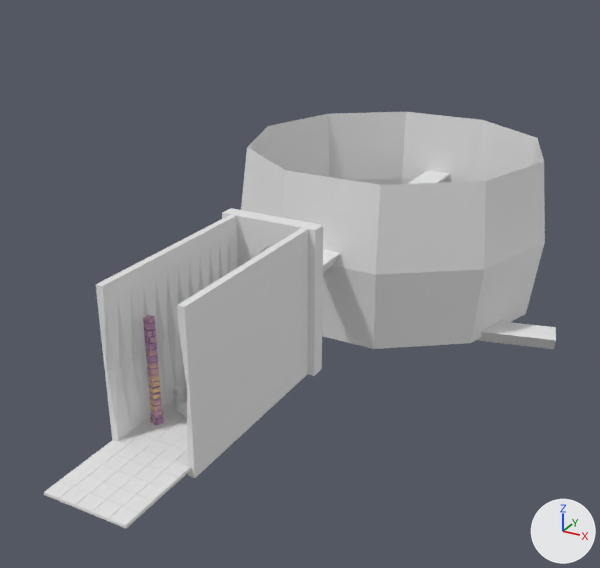
One commit to the Blender file Group6-Game/Assets/BlenderModels/Zone02-CentralCamber.blend: the scene before it, then after it.
Before and after are seen from a camera (50 mm lens) standing at (47.7, -68.0, 50.3) and looking at (-2.1, 22.4, 5.1). The lights are fixed; the arrows at lower right show +X, +Y and +Z.
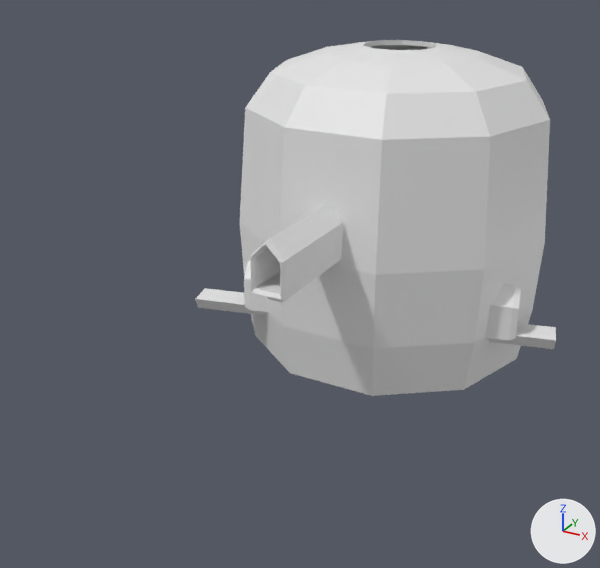
ob_doorway_boolean_001 is not drawn itself; it is used by a modifier of ob_torus.

Where the change shows, as pixel boxes [x1, y1, x2, y2] in the pictures (600 x 568 px):
'Torus', reshaped, modifiers changed (50% taller): before [241, 112, 545, 349]; after [240, 40, 550, 396]
'Wall_R', deleted: before [177, 228, 308, 478]
'Wall_R.001', deleted: before [96, 215, 238, 441]
'Cube.002', deleted: before [44, 389, 191, 528]
'doorway', added: after [250, 203, 343, 300]
'Cube.001', deleted: before [222, 208, 323, 376]
'doorway.002', added: after [485, 285, 521, 340]
'Cylinder.010', deleted: before [143, 315, 164, 425]
'doorway.001', added: after [244, 260, 268, 312]
'Cylinder.004', deleted: before [172, 385, 185, 407]
'Cylinder.008', deleted: before [177, 402, 187, 418]

What changed in the scene script:
```text
Change me_torus:
    remove me_torus.from_pydata(...)  # 40 vertices, 40 faces; spans x -24.1..24.1, y -23.0..23.0, z -11.9..11.9
    add me_torus.from_pydata(...)  # 140 vertices, 140 faces; spans x -24.1..24.1, y -23.0..23.0, z -19.9..26.4
    me_torus part 1
    20 vertices are removed from x -22.7..22.7, y -21.5..21.5, z -11.9..11.9
    40 faces are deleted
    106 vertices are added at x -23.5..23.5, y -22.4..22.4, z -19.9..26.4
    8 new vertices lie (0.0, 0.0, 0.7) away from vertices in x -4.4..4.4, y -5.2..5.2, z 25.7
    6 new vertices lie (14.0, 0.0, 0.0) away from vertices in x -7.0, y -21.7..21.7, z -11.4..17.8
    140 new faces join them
Add me_cube_007:
    me_cube_007.from_pydata([(1.78, -1.89, -2.72), (-1.78, -1.89, -2.72), (-1.78, -1.89, 1.23), (1.78, -1.89, 1.23), (0.0, -1.89, 2.98), (1.78, 1.89, -2.72), (-1.78, 1.89, -2.72), (-1.78, 1.89, 1.23), (1.78, 1.89, 1.23), (0.0, 1.89, 2.98)], [], [(3, 8, 9, 4), (1, 2, 7, 6), (0, 1, 6, 5), (4, 9, 7, 2), (0, 5, 8, 3), (6, 7, 9, 8, 5), (1, 0, 3, 4, 2)])
Add me_cube_011:
    me_cube_011.from_pydata([(1.41, 2.18, -2.72), (2.26, -1.28, -2.72), (2.26, -1.28, 1.23), (1.41, 2.18, 1.23), (1.83, 0.45, 2.98), (-5.21, 0.53, -2.72), (-4.36, -2.93, -2.72), (-4.36, -2.93, 1.23), (-5.21, 0.53, 1.23), (-4.79, -1.2, 2.98)], [], [(3, 4, 9, 8), (1, 2, 7, 6), (0, 1, 6, 5), (4, 2, 7, 9), (0, 3, 8, 5), (6, 7, 9, 8, 5), (1, 0, 3, 4, 2)])
Remove ob_cylinder_008:
    ob_cylinder_008 = bpy.data.objects.new('Cylinder.008', me_cylinder_010)
Remove ob_cube_001:
    ob_cube_001 = bpy.data.objects.new('Cube.001', me_cube_001)
Remove ob_cube_002:
    ob_cube_002 = bpy.data.objects.new('Cube.002', me_cube_002)
Remove ob_cylinder_004:
    ob_cylinder_004 = bpy.data.objects.new('Cylinder.004', me_cylinder_018)
Remove ob_cylinder_010:
    ob_cylinder_010 = bpy.data.objects.new('Cylinder.010', me_cylinder_022)
Remove ob_wall_r:
    ob_wall_r = bpy.data.objects.new('Wall_R', me_cube_003)
Remove ob_wall_r_001:
    ob_wall_r_001 = bpy.data.objects.new('Wall_R.001', me_cube_004)
Change ob_torus:
    add _m = ob_torus.modifiers.new('Boolean', 'BOOLEAN')
    add _m.object = ob_doorway_boolean_001
    add _m = ob_torus.modifiers.new('Boolean.001', 'BOOLEAN')
    add _m.object = ob_doorway_boolean
Add ob_doorway_boolean:
    ob_doorway_boolean = bpy.data.objects.new('doorway_boolean', me_cube_007)
    ob_doorway_boolean.parent = ob_doorway
    ob_doorway_boolean.location = (0.0, 26.98, 11.8)
Add ob_doorway:
    ob_doorway = bpy.data.objects.new('doorway', me_cube_008)  # 30 vertices, 30 faces; spans x -2.3..2.3, y -16.8..1.4, z -3.5..3.9
    ob_doorway.location = (0.0, 27.0, 11.8)
Add ob_doorway_boolean_001:
    ob_doorway_boolean_001 = bpy.data.objects.new('doorway_boolean.001', me_cube_011)
    ob_doorway_boolean_001.location = (22.0, 40.24, -0.872)
Add ob_doorway_002:
    ob_doorway_002 = bpy.data.objects.new('doorway.002', me_cube_010)  # 30 vertices, 30 faces; spans x -2.31..2.31, y -4.57..1.39, z -3.54..3.88
    ob_doorway_002.location = (22.0, 40.2, -0.9)
    ob_doorway_002.rotation_euler = (0.0, 0.0, -1.331)  # degrees (0, 0, -76)
Add ob_doorway_001:
    ob_doorway_001 = bpy.data.objects.new('doorway.001', me_cube_010.copy())
    ob_doorway_001.location = (-11.4, 32.1, -0.9)
    ob_doorway_001.rotation_euler = (0.0, 0.0, -1.331)  # degrees (0, 0, -76)
```
